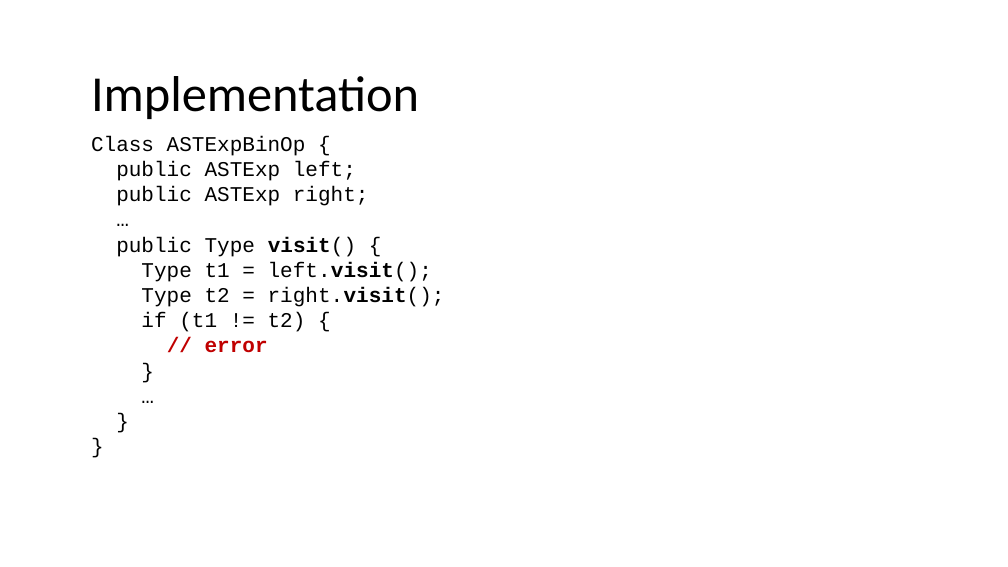
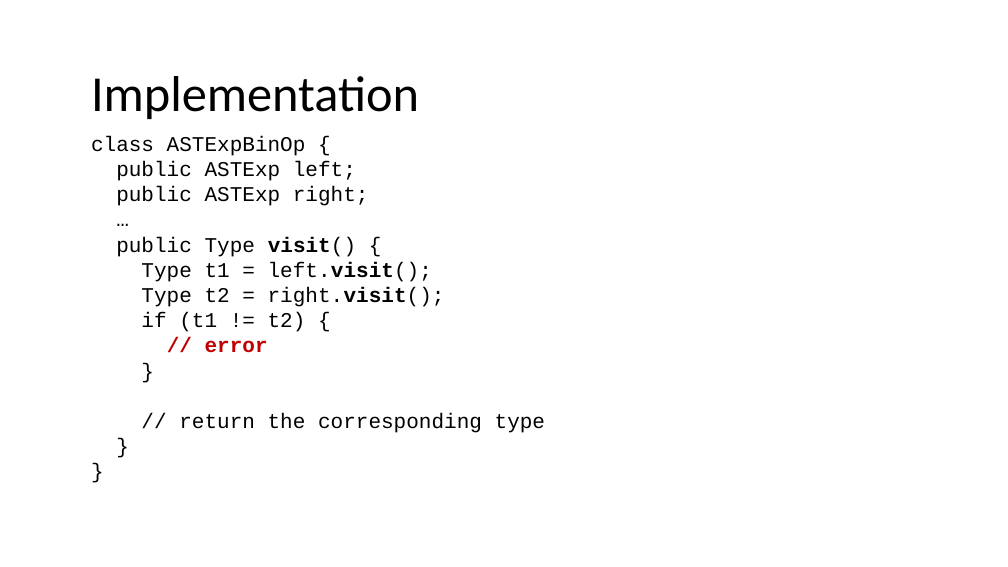
Before and after one commit to nivshani/compilation, a slide deck: slide 141 of slides/semantic.pptx (slide 139 before the commit). Drawn at 1008x567 pixels with LibreOffice and Linux fonts; fonts in the diff are those of the drawing. Boxes give left, top, right and bottom in pixels: in the first picture for what was removed or moved away, otherwise in the second. Text is boxed around its words. In the diff, an @@ line names an element or a change of style, - is before the commit and + after.

```diff
--- a/slides/semantic.pptx
+++ b/slides/semantic.pptx
@@ text at [91,136,306,156]: text changed @@
-Class ASTExpBinOp {
+class ASTExpBinOp {
@@ text at [179,413,545,433]: text changed @@
-…
+// return the corresponding type
```
Also in this commit, not shown: 12 other slides changed, 10 slides added, 8 slides removed, 1 other file.
